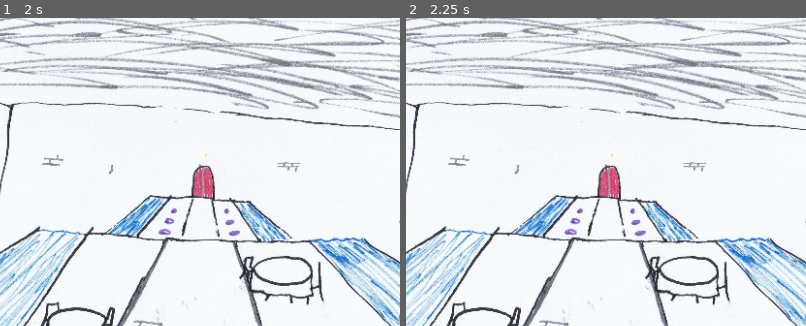
Above: before the commit, frames 1-2 (left to right).
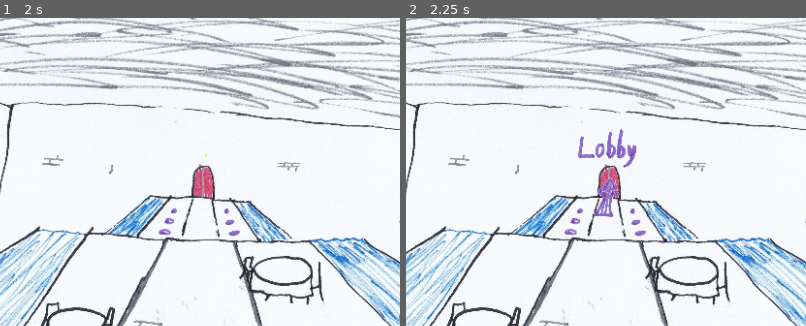
Above: after the commit, the same moments.

Repository: Swepedia/Flatgame
Game: Godot game, scene res://Dining.tscn
Same seed, same stepped clock (60 frames per second), same inputs: the game is played once before the commit and once after it. This scene is started directly instead of the project's main scene.
Inputs (mouse positions are % of the whole screen's width and height, from its top left):
- Up to frame 1 (2 s): tap Enter at 0.5 s; move the mouse to (72, 45) at 0.52 s; tap Space at 1.25 s; move the mouse to (30, 55) at 1.27 s
- Up to frame 2 (2.25 s): tap Enter at 2 s; move the mouse to (60, 28) at 2.02 s
The pictures show only the part of the screen within x 22-72%, y 7-57%; the shares and areas given below are measured in that part.

Frame 1 is identical in both runs. In frame 2, 1.0% of the frame differs, in the area x 43-58%, y 36-65%.

Commit message:
Add mouse hover nav to Dining

Diff:
--- a/Dining.tscn
+++ b/Dining.tscn
@@ -1,13 +1,61 @@
-[gd_scene load_steps=3 format=2]
+[gd_scene load_steps=20 format=2]
 
 [ext_resource path="res://graphics/level_dining.jpg" type="Texture" id=1]
+[ext_resource path="res://Scripts/Dining.gd" type="Script" id=2]
+[ext_resource path="res://animations/arrow_straight_1.png" type="Texture" id=3]
+[ext_resource path="res://animations/lobby_1.png" type="Texture" id=4]
+[ext_resource path="res://animations/lobby_2.png" type="Texture" id=5]
+[ext_resource path="res://animations/arrow_straight_2.png" type="Texture" id=6]
+[ext_resource path="res://animations/piano_1.png" type="Texture" id=7]
+[ext_resource path="res://Scripts/ToEntrance.gd" type="Script" id=8]
+[ext_resource path="res://animations/piano_2.png" type="Texture" id=9]
+[ext_resource path="res://animations/arrow_curved_1.png" type="Texture" id=10]
+[ext_resource path="res://animations/arrow_curved_2.png" type="Texture" id=11]
+[ext_resource path="res://Scripts/ToPiano.gd" type="Script" id=12]
 
 [sub_resource type="NavigationPolygon" id=1]
 vertices = PoolVector2Array( 543.153, 331.038, 623.056, 417.305, 550.931, 405.991, 509.212, 346.594, 777.912, 624.487,  …(445 unchanged characters)…
 polygons = [ PoolIntArray( 0, 1, 2, 3 ), PoolIntArray( 4, 5, 6, 7 ), PoolIntArray( 8, 9, 10, 11, 12 ), PoolIntArray( 3, …(344 unchanged characters)…
 outlines = [ PoolVector2Array( 279.402, 270.934, 348.698, 280.833, 426.48, 282.248, 418.702, 311.239, 435.673, 335.281, …(449 unchanged characters)…
 
+[sub_resource type="RectangleShape2D" id=2]
+
+[sub_resource type="SpriteFrames" id=4]
+animations = [ {
+"frames": [ ExtResource( 4 ), ExtResource( 5 ) ],
+"loop": true,
+"name": "default",
+"speed": 5.0
+} ]
+
+[sub_resource type="SpriteFrames" id=5]
+animations = [ {
+"frames": [ ExtResource( 3 ), ExtResource( 6 ) ],
+"loop": true,
+"name": "default",
+"speed": 5.0
+} ]
+
+[sub_resource type="RectangleShape2D" id=3]
+
+[sub_resource type="SpriteFrames" id=6]
+animations = [ {
+"frames": [ ExtResource( 7 ), ExtResource( 9 ) ],
+"loop": true,
+"name": "default",
+"speed": 5.0
+} ]
+
+[sub_resource type="SpriteFrames" id=7]
+animations = [ {
+"frames": [ ExtResource( 10 ), ExtResource( 11 ) ],
+"loop": true,
+"name": "default",
+"speed": 5.0
+} ]
+
 [node name="Dining" type="Node2D"]
+script = ExtResource( 2 )
 
 [node name="Background" type="Sprite" parent="."]
 position = Vector2( 412.5, 318.75 )
@@ -18,3 +66,40 @@
 
 [node name="NavigationPolygonInstance" type="NavigationPolygonInstance" parent="Navigation2D"]
 navpoly = SubResource( 1 )
+
+[node name="ToEntrance" type="Area2D" parent="."]
+script = ExtResource( 8 )
+
+[node name="CollisionShape2D" type="CollisionShape2D" parent="ToEntrance"]
+position = Vector2( 391.82, 209.504 )
+rotation = 0.0275305
+scale = Vector2( 13.3483, 6.16927 )
+shape = SubResource( 2 )
+
+[node name="LobbyLabel" type="AnimatedSprite" parent="ToEntrance"]
+position = Vector2( 388.372, 178.471 )
+scale = Vector2( 0.208255, 0.208255 )
+frames = SubResource( 4 )
+
+[node name="LobbyArrow" type="AnimatedSprite" parent="ToEntrance"]
+position = Vector2( 390.176, 228.724 )
+scale = Vector2( 0.182941, 0.182941 )
+frames = SubResource( 5 )
+
+[node name="ToPiano" type="Area2D" parent="."]
+script = ExtResource( 12 )
+
+[node name="CollisionShape2D" type="CollisionShape2D" parent="ToPiano"]
+position = Vector2( 31.4645, 304.906 )
+scale = Vector2( 3.22005, 12.965 )
+shape = SubResource( 3 )
+
+[node name="PianoLabel" type="AnimatedSprite" parent="ToPiano"]
+position = Vector2( 57.9827, 214.96 )
+scale = Vector2( 0.255276, 0.255276 )
+frames = SubResource( 6 )
+
+[node name="PianoArrow" type="AnimatedSprite" parent="ToPiano"]
+position = Vector2( 45.9619, 257.387 )
+scale = Vector2( 0.168333, 0.168333 )
+frames = SubResource( 7 )
--- /dev/null
+++ b/Scripts/Dining.gd
@@ -0,0 +1,33 @@
+extends Node2D
+
+onready var lobby_arrow = $ToEntrance/LobbyArrow
+onready var lobby_sign = $ToEntrance/LobbyLabel
+onready var piano_arrow = $ToPiano/PianoArrow
+onready var piano_sign = $ToPiano/PianoLabel
+
+func _ready():
+	lobby_arrow.play("default")
+	lobby_sign.play("default")
+	lobby_arrow.hide()
+	lobby_sign.hide()
+
+	piano_arrow.play("default")
+	piano_sign.play("default")
+	piano_arrow.hide()
+	piano_sign.hide()
+
+func _on_Lobby_enter():
+	lobby_arrow.show()
+	lobby_sign.show()
+
+func _on_Lobby_leave():
+	lobby_arrow.hide()
+	lobby_sign.hide()
+
+func _on_Piano_enter():
+	piano_arrow.show()
+	piano_sign.show()
+
+func _on_Piano_leave():
+	piano_arrow.hide()
+	piano_sign.hide()
--- /dev/null
+++ b/Scripts/ToEntrance.gd
@@ -0,0 +1,5 @@
+extends Area2D
+
+func _ready():
+	connect("mouse_entered", get_parent(), "_on_Lobby_enter")
+	connect("mouse_exited", get_parent(), "_on_Lobby_leave")
--- /dev/null
+++ b/Scripts/ToPiano.gd
@@ -0,0 +1,5 @@
+extends Area2D
+
+func _ready():
+	connect("mouse_entered", get_parent(), "_on_Piano_enter")
+	connect("mouse_exited", get_parent(), "_on_Piano_leave")
